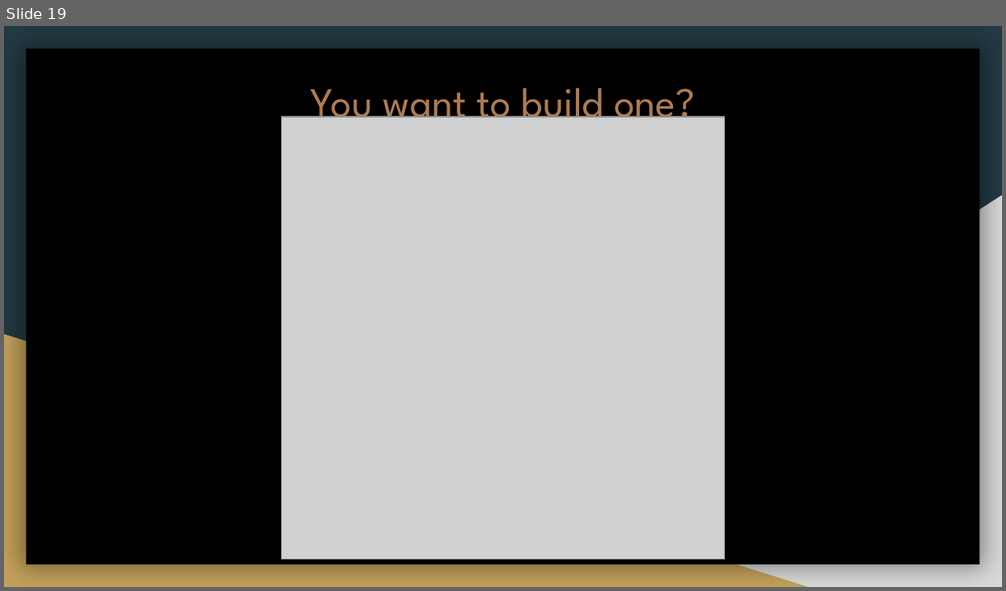
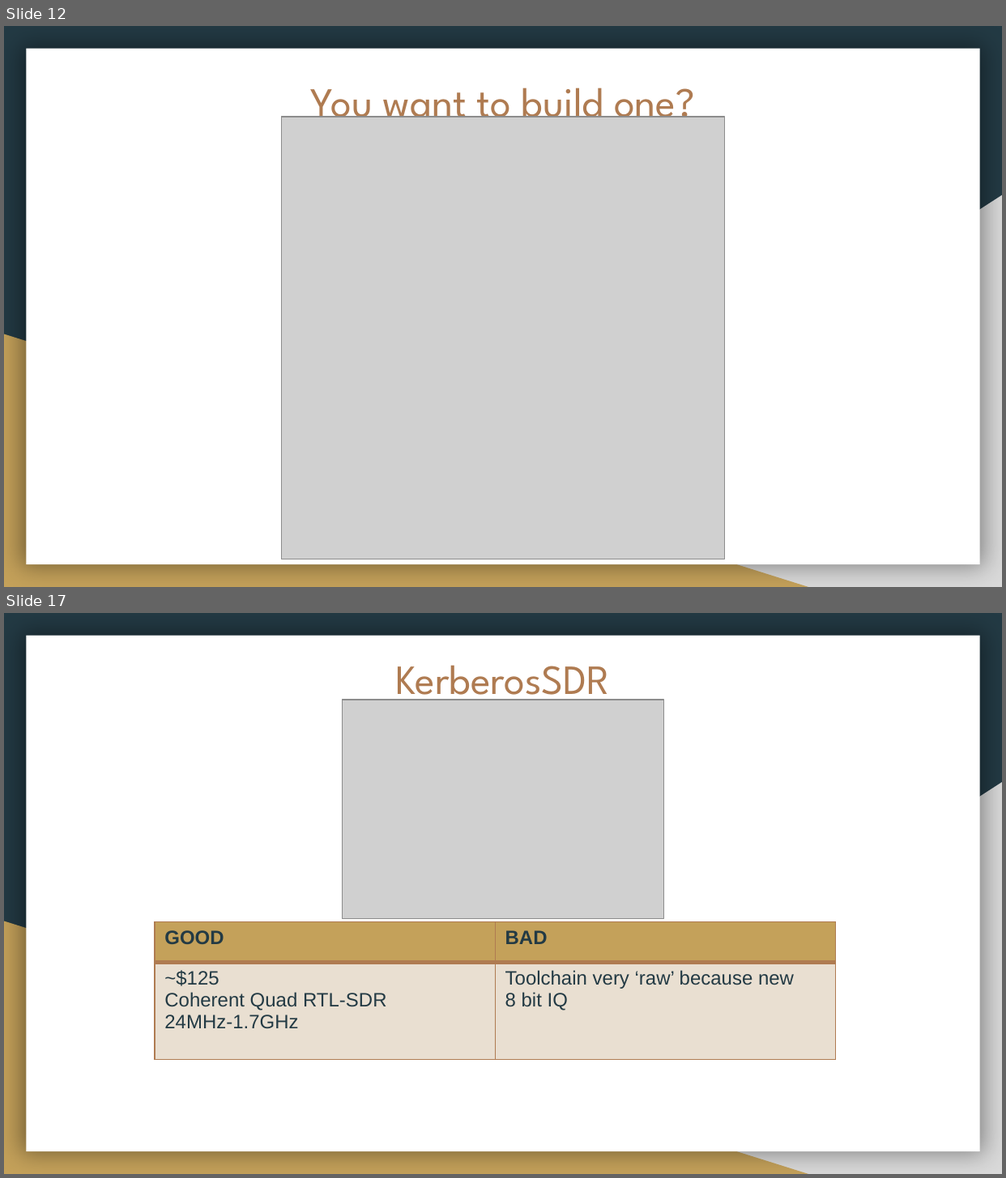
Before and after one commit to backwardn/siginttablet, a slide deck: CircleCityCon 2019/RadioInstigator CCC version.pptx. Shown one above the other, each under a label of ours: slide 19 before the commit, slides 12 and 17 after it; the slides between them are not shown. The pictures are 1006x591 and 1006x1178 pixels, drawn with LibreOffice and Linux fonts; fonts in the diff are those of the drawing; grey boxes stand for pictures. Boxes give left, top, right and bottom in pixels: in the first picture for what was removed or moved away, otherwise in the second. Text is boxed around its words. In the diff, an @@ line names an element or a change of style, - is before the commit and + after.

```diff
--- a/CircleCityCon 2019/RadioInstigator CCC version.pptx
+++ b/CircleCityCon 2019/RadioInstigator CCC version.pptx
@@ slide 17 added at (4,613,1002,1174), background #233A44; not listed: 3 template elements that a slide beside it also shows @@
@@ title added at (396,665,611,706), 30 pt, text #AF7B51 @@
+KerberosSDR
@@ picture added at (343,700,663,919) @@
@@ table added at (155,922,835,1066), 2 rows, 2 columns @@
+GOOD | BAD
+~$125 / Coherent Quad RTL-SDR / 24MHz-1.7GHz | Toolchain very ‘raw’ because new / 8 bit IQ
@@ what was slide 19 is now slide 12 @@
@@ slide 12 changed as well @@
@@ rectangle at (26,49,980,565): fill #000000 to #FFFFFF @@
```
Also in this commit, not shown: 14 other slides changed, 15 other slides added, 5 slides removed, 17 other files.
